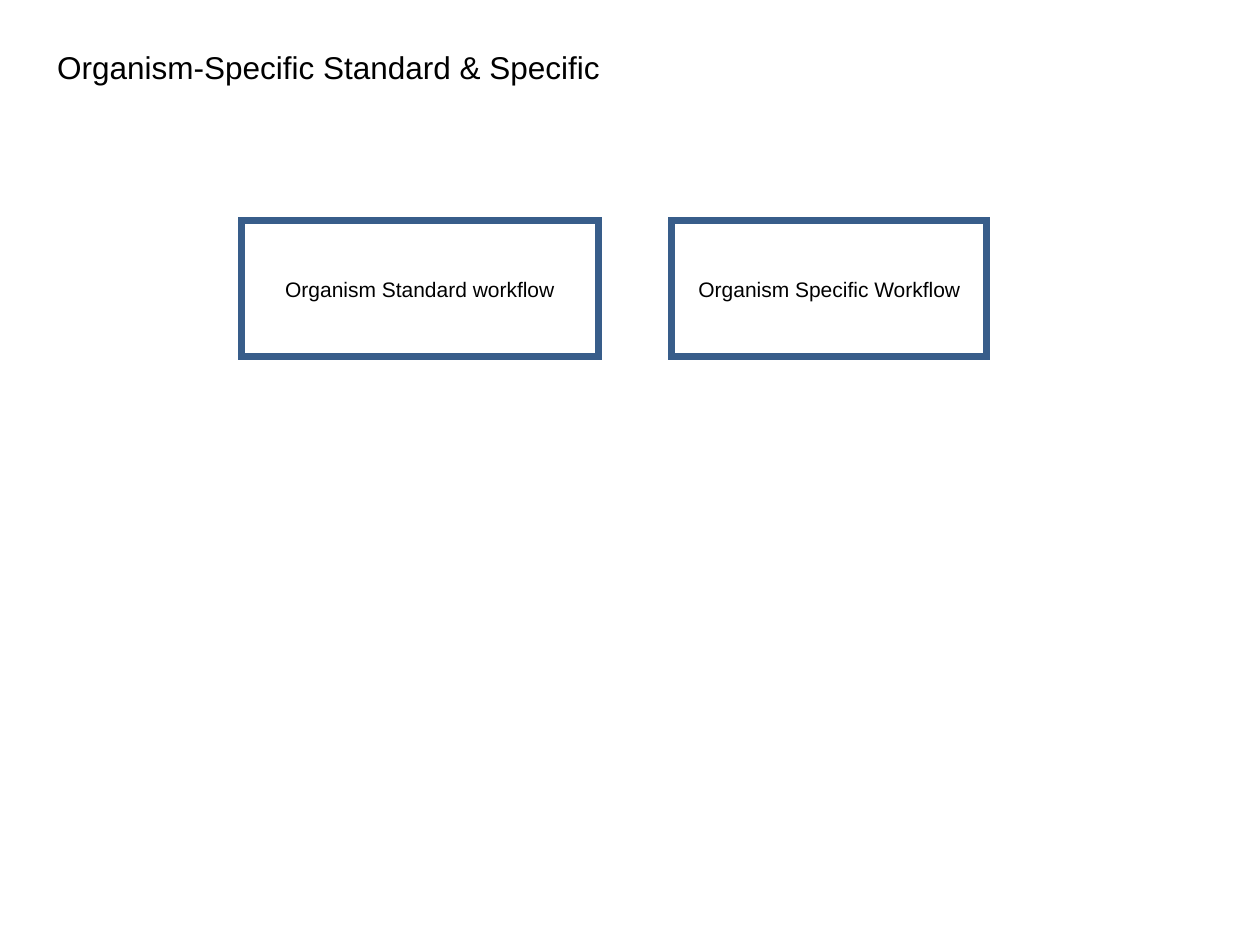
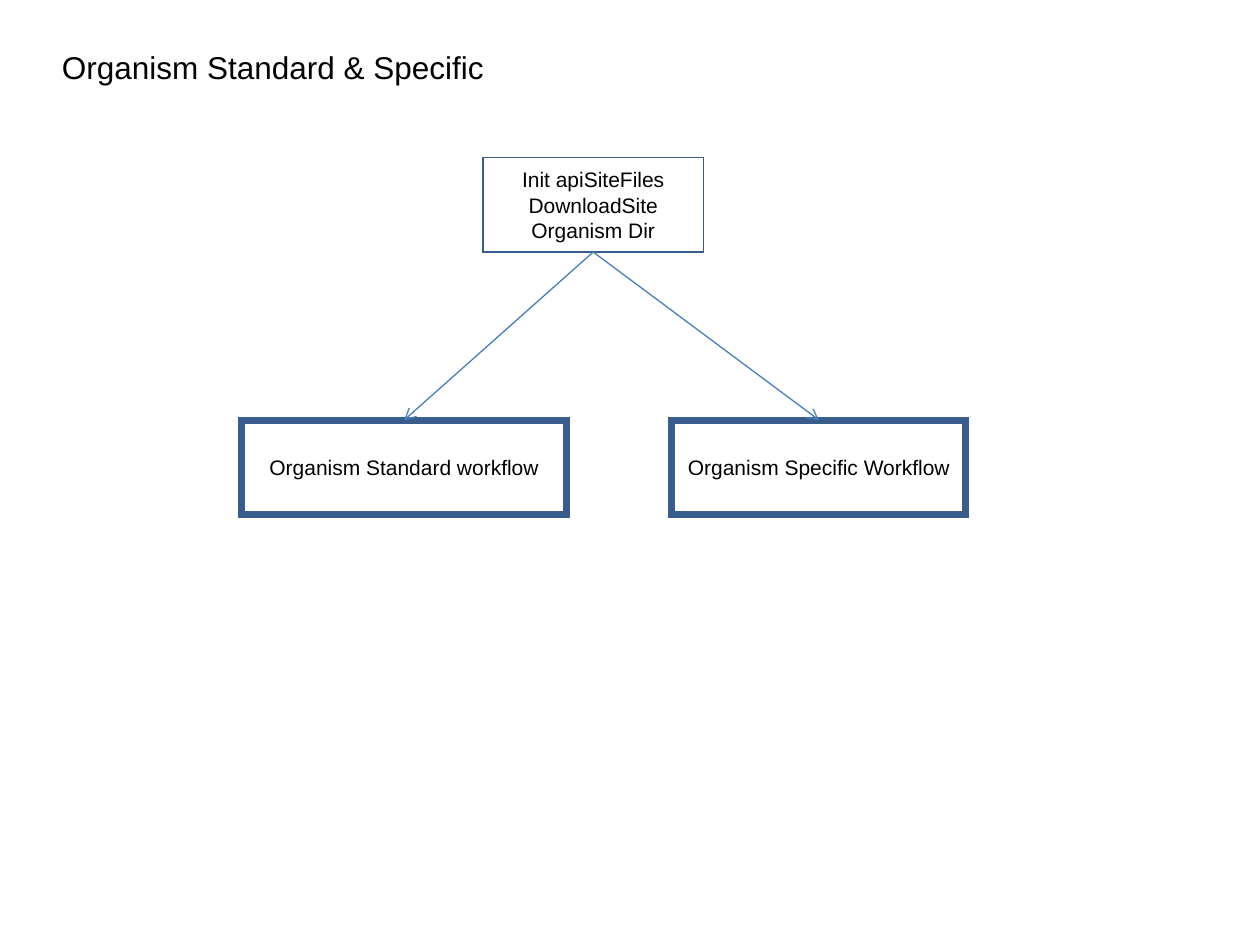
Before and after one commit to VEuPathDB/ApiCommonWorkflow, a slide deck: slide 4 of Main/doc/IntegratedWorkflow.ppt. Drawn at 1260x945 pixels with LibreOffice and Linux fonts; fonts in the diff are those of the drawing. Boxes give left, top, right and bottom in pixels: in the first picture for what was removed or moved away, otherwise in the second. Text is boxed around its words. In the diff, an @@ line names an element or a change of style, - is before the commit and + after.

```diff
--- a/Main/doc/IntegratedWorkflow.ppt
+++ b/Main/doc/IntegratedWorkflow.ppt
@@ text at [62, 56, 483, 85]: text changed @@
-Organism-Specific Standard & Specific
+Organism Standard & Specific
@@ rectangle added at [483, 158, 703, 252], fill #FFFFFF, outline #385D8A 0.99 pt, 12 pt, text #000000 @@
+Init apiSiteFiles DownloadSite Organism Dir
@@ arrow added from (593, 252) to (404, 420), #4A7EBB 0.74 pt @@
@@ arrow added from (593, 252) to (819, 420), #4A7EBB 0.74 pt @@
@@ rectangle "Organism Standard workflow": place and size @@
-rectangle "Organism Standard workflow" at [242, 220, 598, 357]
+rectangle "Organism Standard workflow" at [242, 420, 567, 514]
@@ rectangle "Organism Specific Workflow": place and size @@
-rectangle "Organism Specific Workflow" at [672, 220, 987, 357]
+rectangle "Organism Specific Workflow" at [672, 420, 965, 514]
```
Also in this commit, not shown: 7 other slides changed, 4 slides added, 1 slide removed.
